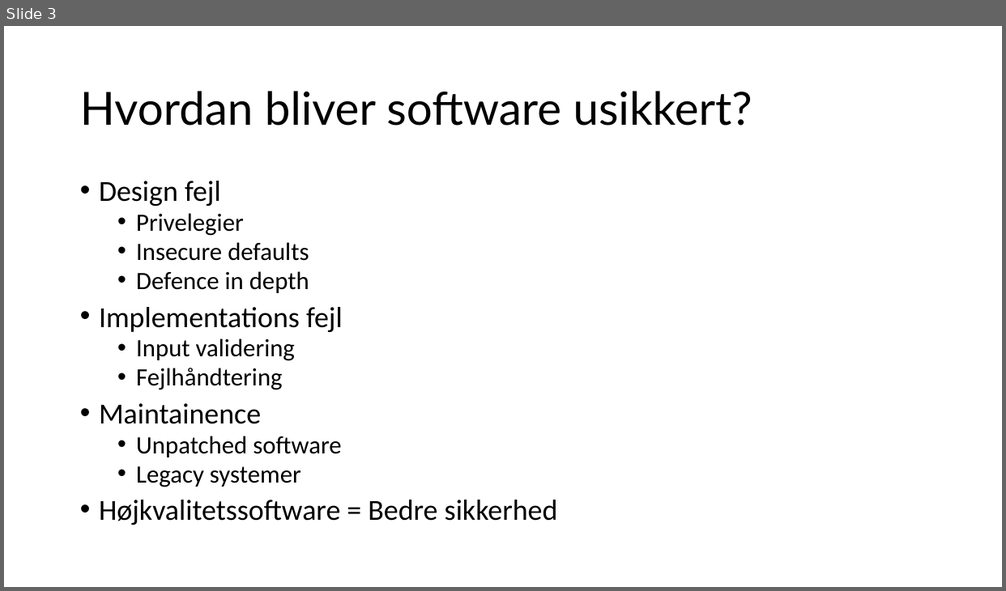
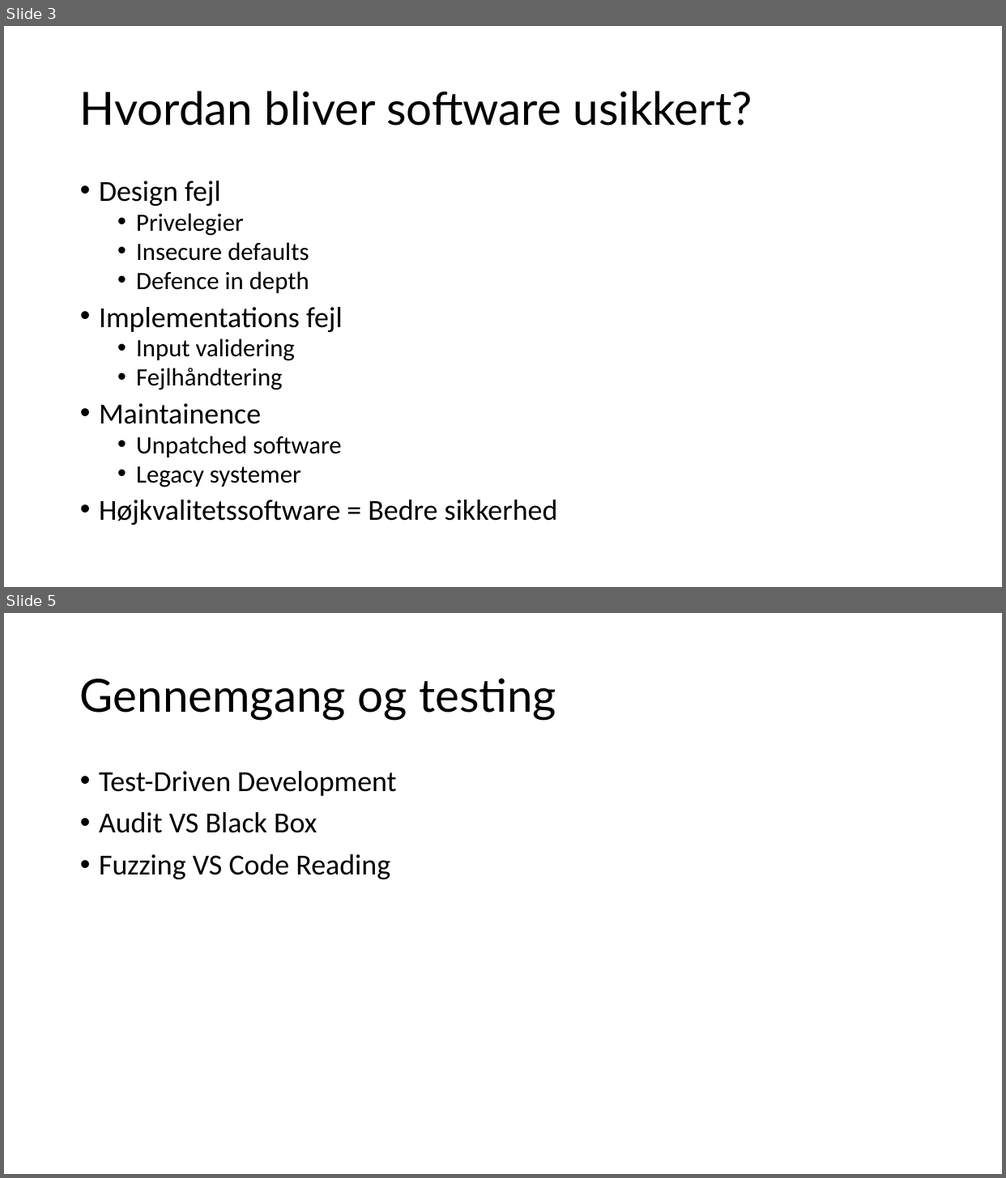
Before and after one commit to Kristiansax/kea-software-security-exam-slides, a slide deck: 1- Trusler mod software.pptx. Shown one above the other, each under a label of ours: slide 3 before the commit, slides 3 and 5 after it; the slides between them are not shown. The pictures are 1006x591 and 1006x1178 pixels, drawn with LibreOffice and Linux fonts; fonts in the diff are those of the drawing. Boxes give left, top, right and bottom in pixels: in the first picture for what was removed or moved away, otherwise in the second. Text is boxed around its words. In the diff, an @@ line names an element or a change of style, - is before the commit and + after.

```diff
--- a/1- Trusler mod software.pptx
+++ b/1- Trusler mod software.pptx
@@ slide 5 added at box(4, 613, 1002, 1174), background #FFFFFF @@
@@ title added at box(80, 678, 556, 720), 44 pt, text #000000 @@
+Gennemgang og testing
@@ text added at box(99, 771, 396, 879), 28 pt, text #000000 @@
+• Test-Driven Development
+• Audit VS Black Box
+• Fuzzing VS Code Reading
```
Also in this commit, not shown: 3 other slides added, 18 other files.
